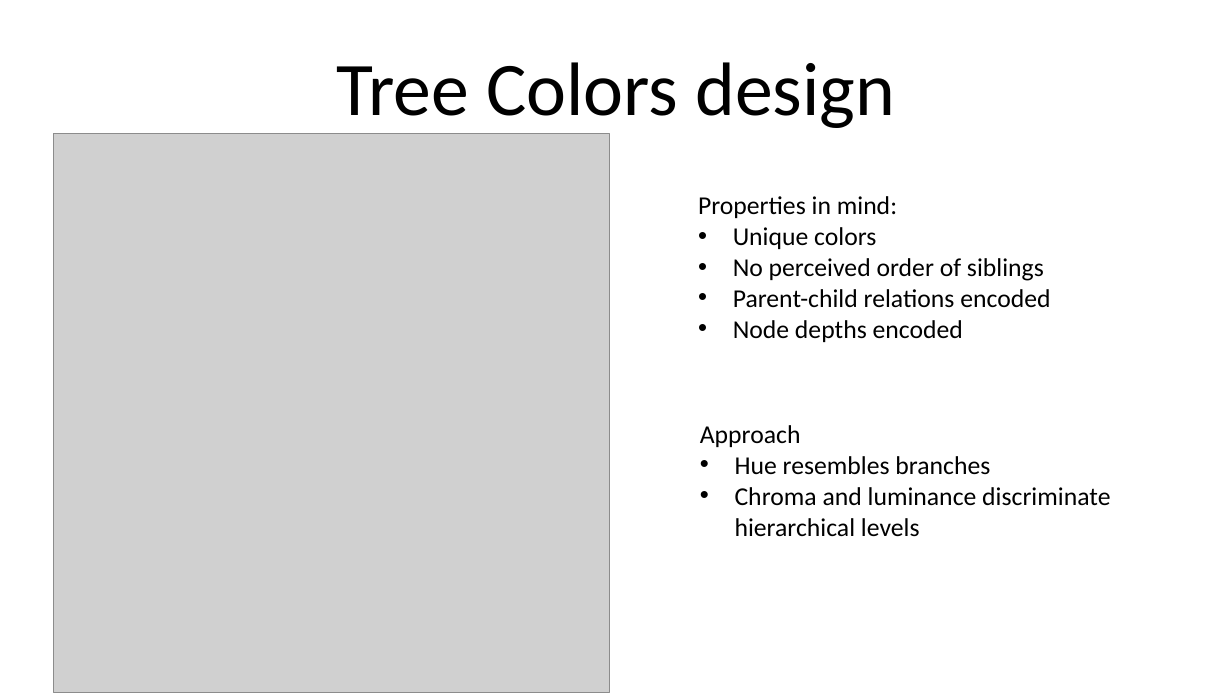
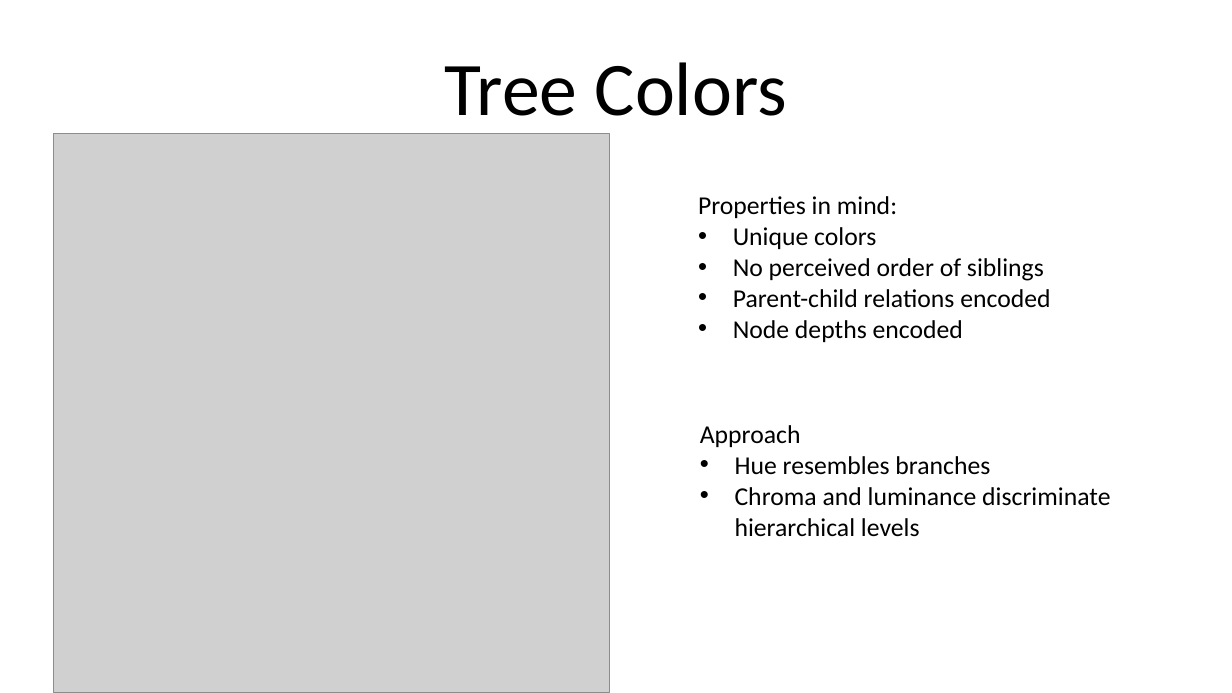
Before and after one commit to mtennekes/hierCols, a slide deck: slide 6 of presentation/TreeColors_pres.pptx. Drawn at 1232x693 pixels with LibreOffice and Linux fonts; fonts in the diff are those of the drawing; grey boxes stand for pictures. Boxes give left, top, right and bottom in pixels: in the first picture for what was removed or moved away, otherwise in the second. Text is boxed around its words. In the diff, an @@ line names an element or a change of style, - is before the commit and + after.

```diff
--- a/presentation/TreeColors_pres.pptx
+++ b/presentation/TreeColors_pres.pptx
@@ title at <box>445,62,787,116</box>: text changed @@
-Tree Colors design
+Tree Colors
```
Also in this commit, not shown: 4 other slides changed, 8 slides added, 3 slides removed, 17 other files.
